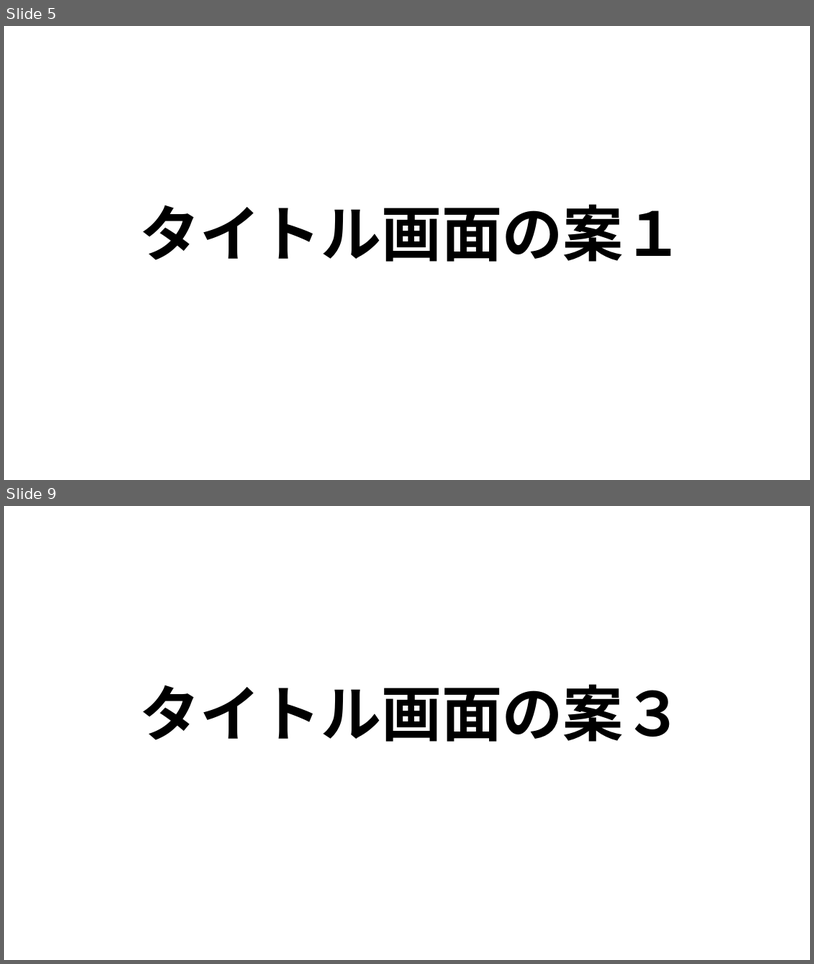
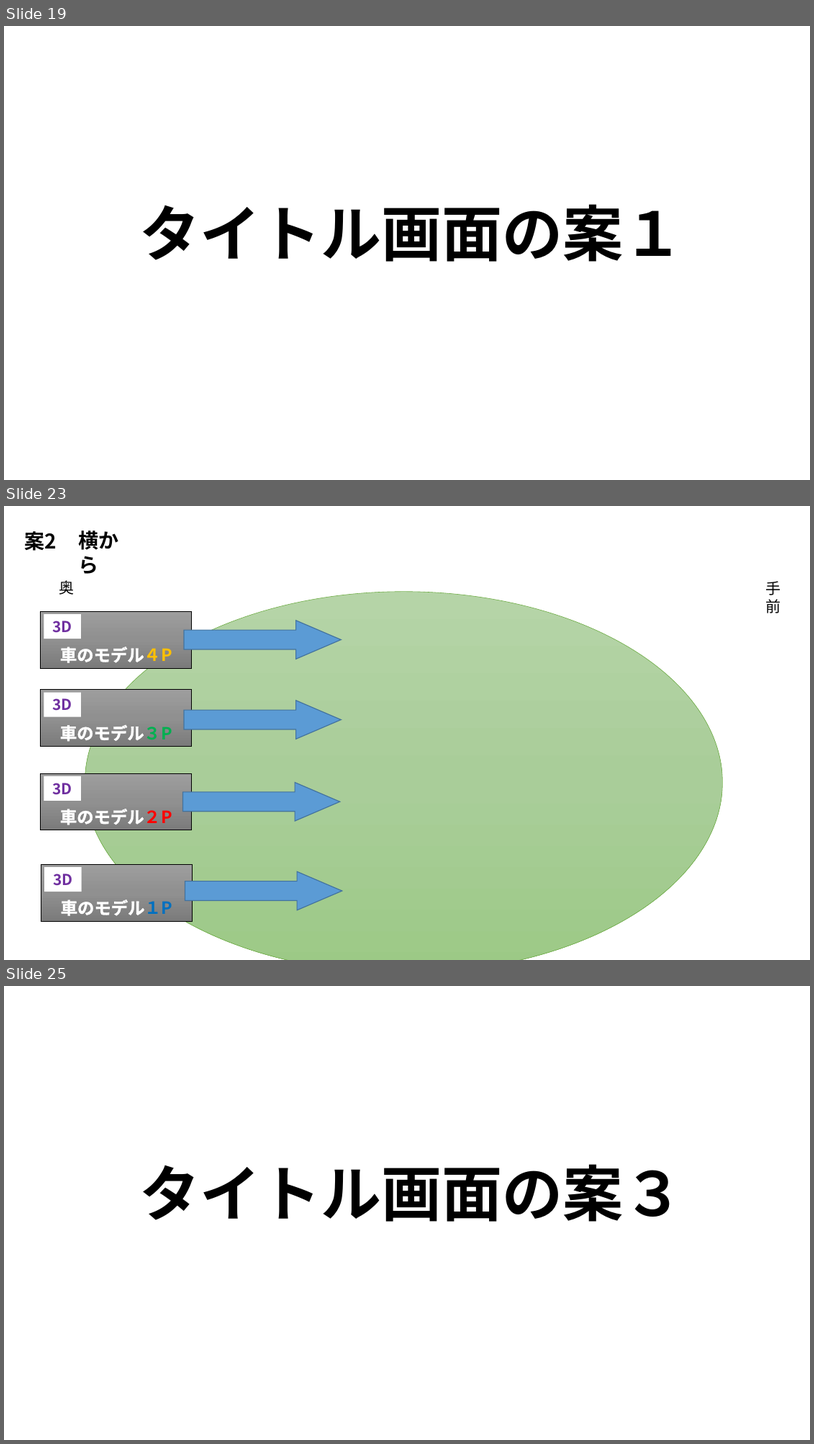
Before and after one commit to MizukiKato0416/sotsugyou_time_kato, a slide deck: 卒業制作_大元タイトル構成.ppsx. Shown one above the other, each under a label of ours: slides 5 and 9 before the commit, slides 19, 23 and 25 after it; the slides between them are not shown. The pictures are 814x964 and 814x1444 pixels, drawn with LibreOffice and Linux fonts; fonts in the diff are those of the drawing. Boxes give left, top, right and bottom in pixels: in the first picture for what was removed or moved away, otherwise in the second. Text is boxed around its words. In the diff, an @@ line names an element or a change of style, - is before the commit and + after.

```diff
--- a/卒業制作_大元タイトル構成.ppsx
+++ b/卒業制作_大元タイトル構成.ppsx
@@ slide 23 added at bbox=[4, 506, 810, 960], background #FFFFFF @@
@@ text added at bbox=[24, 531, 57, 551], 24 pt, text #000000, bold @@
+案2
@@ text added at bbox=[78, 530, 118, 574], 24 pt, text #000000, bold @@
+横から
@@ text added at bbox=[59, 580, 75, 595], 18 pt, text #000000 @@
+奥
@@ ellipse added at bbox=[85, 591, 723, 960], fill gradient #B5D5A7 to #AACE9A to #9CC987, outline #70AD47 0.5 pt @@
@@ text added at bbox=[766, 581, 782, 613], 18 pt, text #000000 @@
+手前
@@ rectangle added at bbox=[41, 611, 192, 668], fill gradient #9D9D9D to #909090 to #7C7C7C, outline #000000 0.5 pt @@
@@ rectangle added at bbox=[44, 614, 81, 638], fill #FFFFFF, 18 pt, text #7030A0, bold @@
+3D
@@ right arrow added at bbox=[184, 620, 342, 659], fill #5B9BD5, outline #43739E 1 pt @@
@@ text added at bbox=[60, 646, 172, 663], 20 pt, text #FFFFFF, bold @@
+車のモデル４P
@@ rectangle added at bbox=[41, 690, 192, 746], fill gradient #9D9D9D to #909090 to #7C7C7C, outline #000000 0.5 pt @@
@@ rectangle added at bbox=[44, 692, 81, 716], fill #FFFFFF, 18 pt, text #7030A0, bold @@
+3D
@@ right arrow added at bbox=[184, 700, 342, 739], fill #5B9BD5, outline #43739E 1 pt @@
@@ text added at bbox=[60, 725, 172, 741], 20 pt, text #FFFFFF, bold @@
+車のモデル３P
@@ rectangle added at bbox=[41, 773, 192, 830], fill gradient #9D9D9D to #909090 to #7C7C7C, outline #000000 0.5 pt @@
@@ rectangle added at bbox=[44, 776, 81, 800], fill #FFFFFF, 18 pt, text #7030A0, bold @@
+3D
@@ right arrow added at bbox=[183, 782, 340, 821], fill #5B9BD5, outline #43739E 1 pt @@
@@ text added at bbox=[60, 808, 172, 825], 20 pt, text #FFFFFF, bold @@
+車のモデル２P
@@ rectangle added at bbox=[41, 864, 192, 921], fill gradient #9D9D9D to #909090 to #7C7C7C, outline #000000 0.5 pt @@
@@ rectangle added at bbox=[44, 867, 82, 891], fill #FFFFFF, 18 pt, text #7030A0, bold @@
+3D
@@ right arrow added at bbox=[185, 871, 342, 910], fill #5B9BD5, outline #43739E 1 pt @@
@@ text added at bbox=[61, 899, 173, 916], 20 pt, text #FFFFFF, bold @@
+車のモデル１P
@@ what was slide 5 is now slide 19 @@
@@ what was slide 9 is now slide 25 @@
```
Also in this commit, not shown: 11 slides changed, 9 other slides added.
